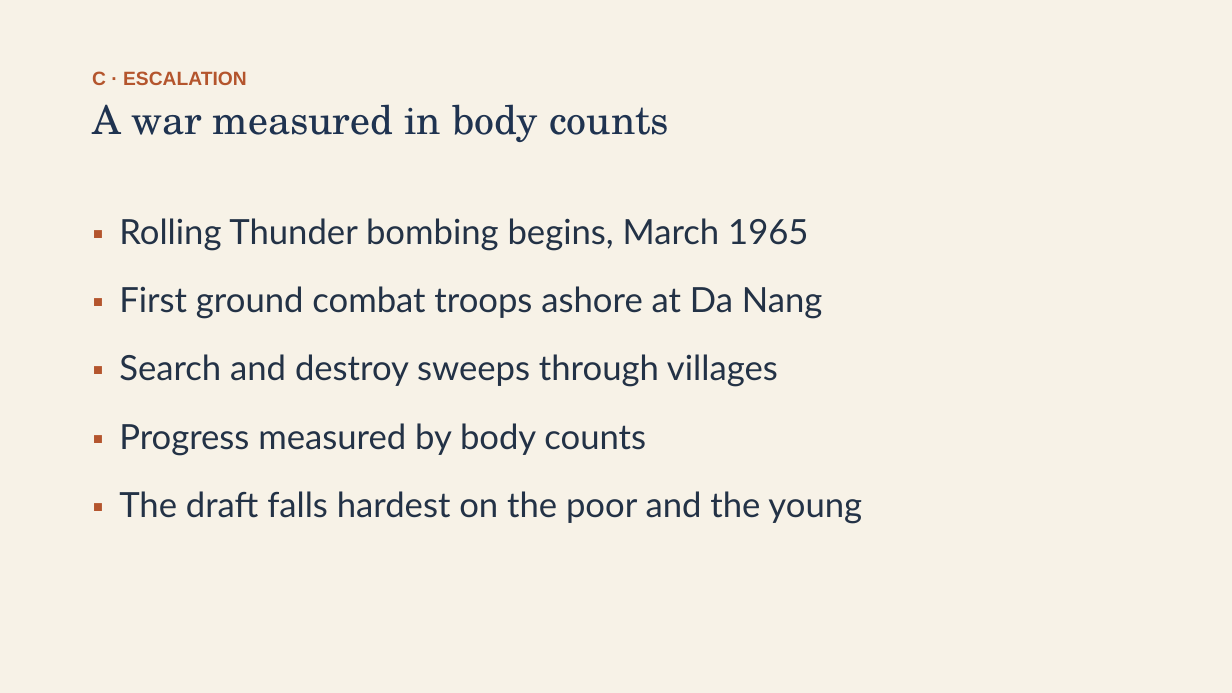
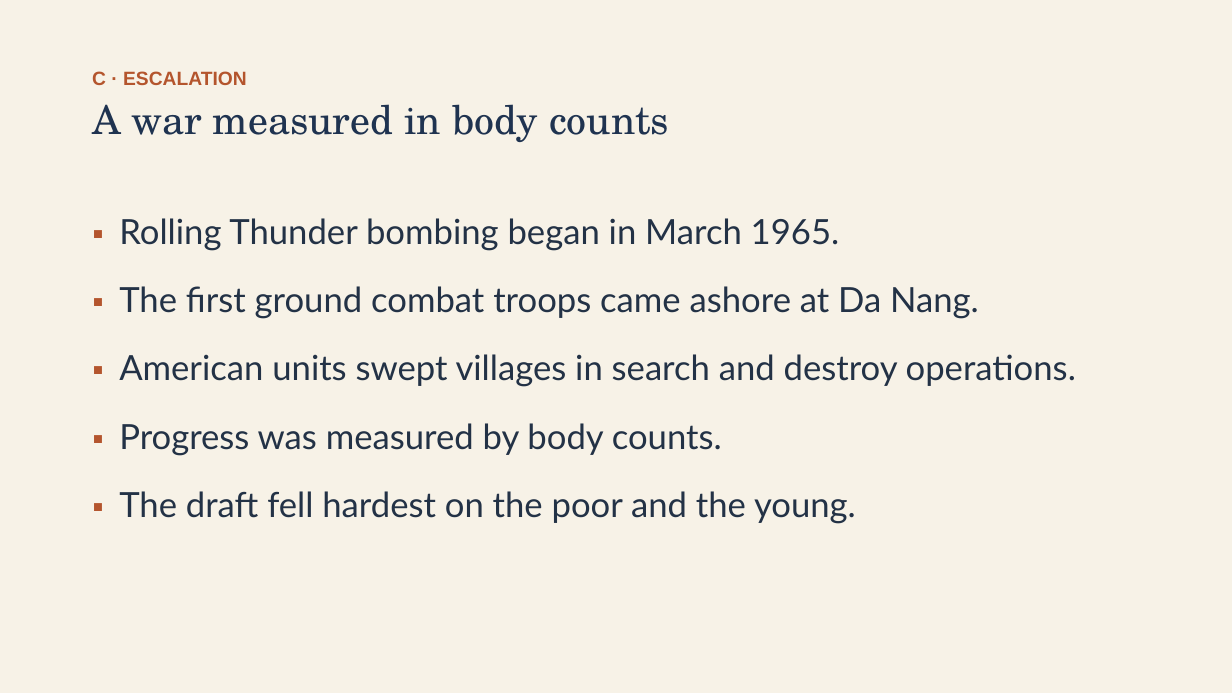
Before and after one commit to ab17gthb/humanities-curriculum-group, a slide deck: slide 10 of cold-war/lesson-06/lesson-06-slides.pptx. Drawn at 1232x693 pixels with LibreOffice and Linux fonts; fonts in the diff are those of the drawing. Boxes give left, top, right and bottom in pixels: in the first picture for what was removed or moved away, otherwise in the second. Text is boxed around its words. In the diff, an @@ line names an element or a change of style, - is before the commit and + after.

```diff
--- a/cold-war/lesson-06/lesson-06-slides.pptx
+++ b/cold-war/lesson-06/lesson-06-slides.pptx
@@ text at (119,218,1076,524): text changed @@
-▪ Rolling Thunder bombing begins, March 1965
-▪ First ground combat troops ashore at Da Nang
-▪ Search and destroy sweeps through villages
-▪ Progress measured by body counts
-▪ The draft falls hardest on the poor and the young
+▪ Rolling Thunder bombing began in March 1965.
+▪ The first ground combat troops came ashore at Da Nang.
+▪ American units swept villages in search and destroy operations.
+▪ Progress was measured by body counts.
+▪ The draft fell hardest on the poor and the young.
```
Also in this commit, not shown: 12 other slides changed, 6 other files.
